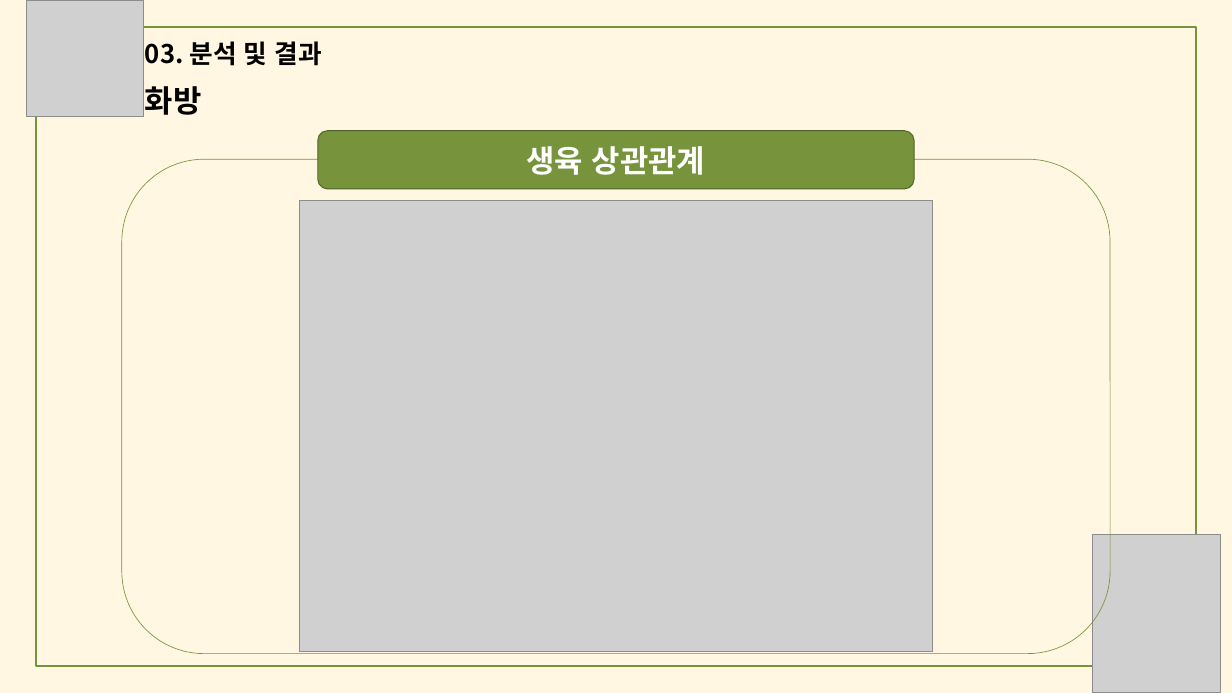
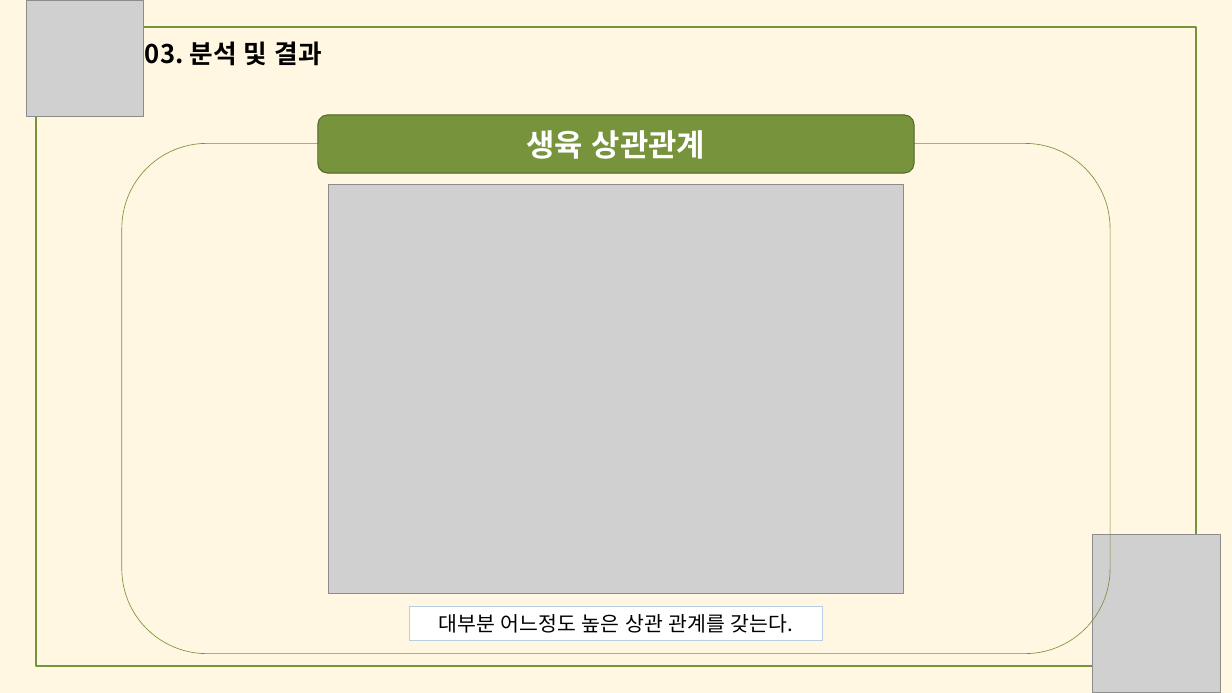
Before and after one commit to meucham11/nong_intern, a slide deck: slide 24 of 경진대회.pptx. Drawn at 1232x693 pixels with LibreOffice and Linux fonts; fonts in the diff are those of the drawing; grey boxes stand for pictures. Boxes give left, top, right and bottom in pixels: in the first picture for what was removed or moved away, otherwise in the second. Text is boxed around its words. In the diff, an @@ line names an element or a change of style, - is before the commit and + after.

```diff
--- a/경진대회.pptx
+++ b/경진대회.pptx
@@ text removed at (145, 86, 202, 115) @@
-화방
@@ rounded rectangle "생육 상관관계": place and size @@
-rounded rectangle "생육 상관관계" at (318, 130, 914, 189)
+rounded rectangle "생육 상관관계" at (318, 115, 914, 173)
@@ rounded rectangle: place and size @@
-rounded rectangle at (122, 159, 1111, 653)
+rounded rectangle at (122, 143, 1111, 653)
@@ picture: place and size @@
-picture at (299, 201, 933, 652)
+picture at (328, 184, 904, 594)
@@ rectangle added at (409, 607, 823, 641), fill #FFFFFF, outline #B9CDE5 1 pt, 16 pt, text #000000 @@
+대부분 어느정도 높은 상관 관계를 갖는다.
```
Also in this commit, not shown: 22 other slides changed.
